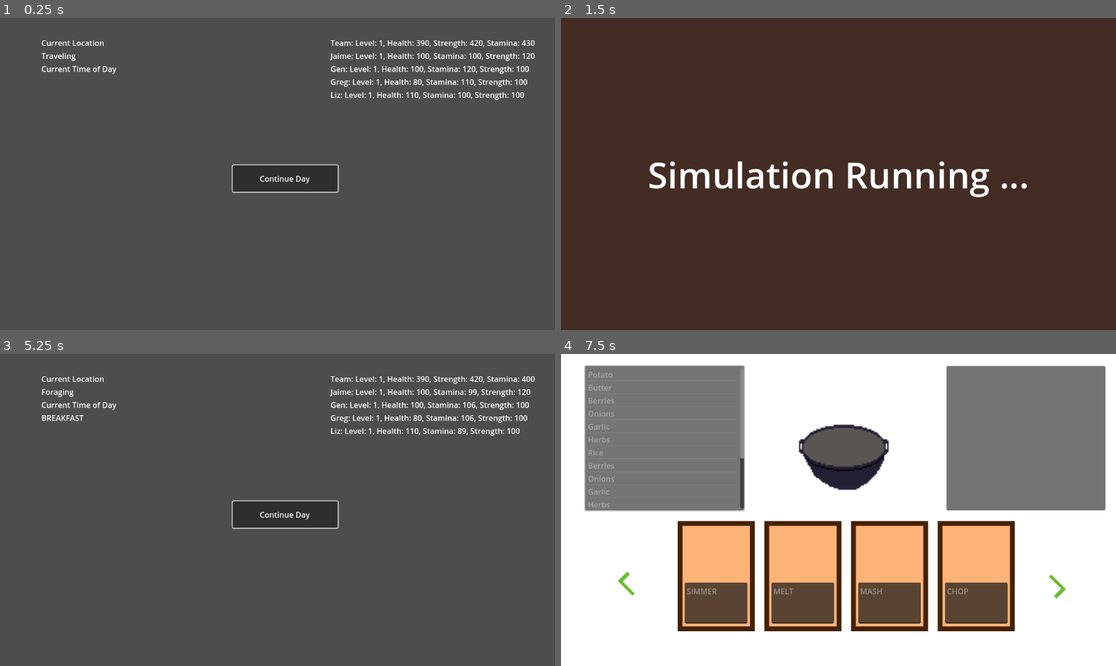
Above: before the commit, frames 1-4 (two rows, left to right).
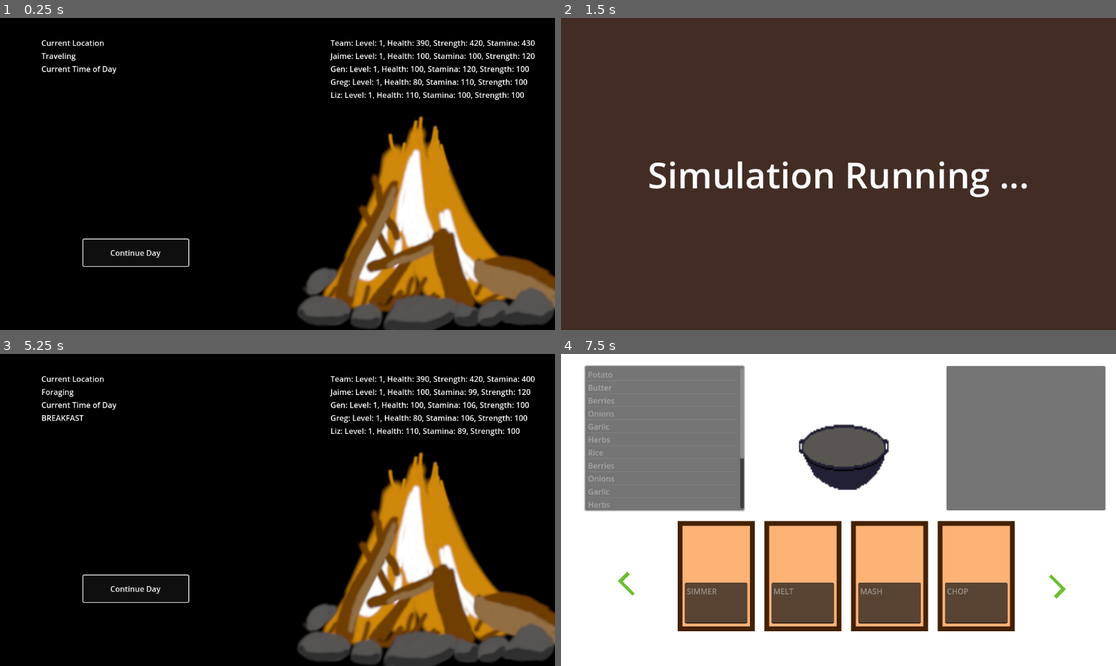
Above: after the commit, the same moments.

Repository: donnell74/Game-Off-2024
Game: Godot game, scene res://main.tscn
Same seed, same stepped clock (60 frames per second), same inputs: the game is played once before the commit and once after it.
Inputs (mouse positions are in pixels of both pictures, inside the frame that each line leads up to):
- Up to frame 1 (0.25 s): no input
- Up to frame 2 (1.5 s): click "Continue Day" at 0.5 s; tap Enter (ui_accept) at 1.25 s; move the mouse to (960, 158) at 1.27 s; hold D (Pan Right) from 1.28 s (still down); hold Tab (Navigate To Next Page) from 1.28 s (still down); click (960, 158) at 1.42 s
- Up to frame 3 (5.25 s): tap Enter (ui_accept) at 1.52, 2.75, 3.02, 3.5 s; release D (Pan Right) at 2 s; release Tab (Navigate To Next Page) at 2 s; click "Continue Day" at 2 s; move the mouse to (166, 525) at 2.77 s; hold S (Pan Down) 2.78-3.53 s; tap Q (Navigate to Last Page) at 2.85 s; move the mouse to (333, 441) at 3.52 s; hold D (Pan Right) 3.53-4.25 s; hold C (Toggle Cooking) 3.53-4.25 s; click (66, 581) at 4.25 s; click (499, 588) at 5 s
- Up to frame 4 (7.5 s): tap Enter (ui_accept) at 5.75, 6.02, 6.5, 6.77, 7.25 s; move the mouse to (810, 572) at 5.77 s; hold W (Pan Up) 5.78-6.53 s; tap Tab (Navigate To Next Page) at 5.85 s; click (810, 572) at 5.92 s; move the mouse to (1005, 556) at 6.52 s; hold Q (Navigate to Last Page) 6.53-7.28 s; hold A (Pan Left) from 6.53 s (still down); move the mouse to (672, 463) at 7.27 s; tap C (Toggle Cooking) at 7.35 s

The runs differ from the first frame. In frame 1, 96% of the frame differs, in the area x 0-100%, y 0-100%; in frame 2, nothing differs; in frame 3, 96%; in frame 4, nothing differs.
Error in both runs: Out of bounds get index '7' (on base: 'Array') (res://Locations/location.gd:31)

Commit message:
First draft of campfire assets

Diff:
--- a/Campfire/campfire.tscn
+++ b/Campfire/campfire.tscn
@@ -1,9 +1,24 @@
-[gd_scene load_steps=2 format=3 uid="uid://bh2lobbodbpsk"]
+[gd_scene load_steps=4 format=3 uid="uid://bh2lobbodbpsk"]
 
 [ext_resource type="Script" path="res://Campfire/campfire.gd" id="1_ip6u0"]
+[ext_resource type="Texture2D" uid="uid://r8wj8ob2oyfo" path="res://Campfire/Assets/Campire.png" id="2_lpw6w"]
+[ext_resource type="AudioStream" uid="uid://d4evw6ianu7jt" path="res://Campfire/Assets/CampAmbience.mp3" id="3_v67ne"]
 
 [node name="Campfire" type="Node2D"]
 script = ExtResource("1_ip6u0")
+
+[node name="TextureRect" type="TextureRect" parent="."]
+anchors_preset = 15
+anchor_right = 1.0
+anchor_bottom = 1.0
+offset_left = -119.0
+offset_top = -196.0
+offset_right = 1533.0
+offset_bottom = 714.0
+grow_horizontal = 2
+grow_vertical = 2
+texture = ExtResource("2_lpw6w")
+expand_mode = 2
 
 [node name="ContinueDayButton" type="Button" parent="."]
 anchors_preset = 8
@@ -11,10 +26,10 @@
 anchor_top = 0.5
 anchor_right = 0.5
 anchor_bottom = 0.5
-offset_left = 483.0
-offset_top = 306.0
-offset_right = 701.0
-offset_bottom = 361.0
+offset_left = 173.0
+offset_top = 460.0
+offset_right = 391.0
+offset_bottom = 515.0
 grow_horizontal = 2
 grow_vertical = 2
 text = "Continue Day"
@@ -53,4 +68,9 @@
 unique_name_in_owner = true
 layout_mode = 2
 
+[node name="AudioStreamPlayer2D" type="AudioStreamPlayer2D" parent="."]
+stream = ExtResource("3_v67ne")
+autoplay = true
+parameters/looping = false
+
 [connection signal="pressed" from="ContinueDayButton" to="." method="_on_continue_day_button_pressed"]
Not shown, added: Campfire/Assets/CampAmbience.mp3.import
Binary file added: Campfire/Assets/Campire.png
Not shown, added: Campfire/Assets/Campire.png.import
Not shown: 1 places in Locations/Activities/fishing.tres that only renumber resources
Not shown: 1 places in Map/map.tscn that only renumber resources
Not shown: 1 places in Recipes/Books/all_recipes.tres that only renumber resources
Not shown, added: Campfire/Assets/CampAmbience.mp3
Not shown, added: Campfire/Assets/Campire.xcf
